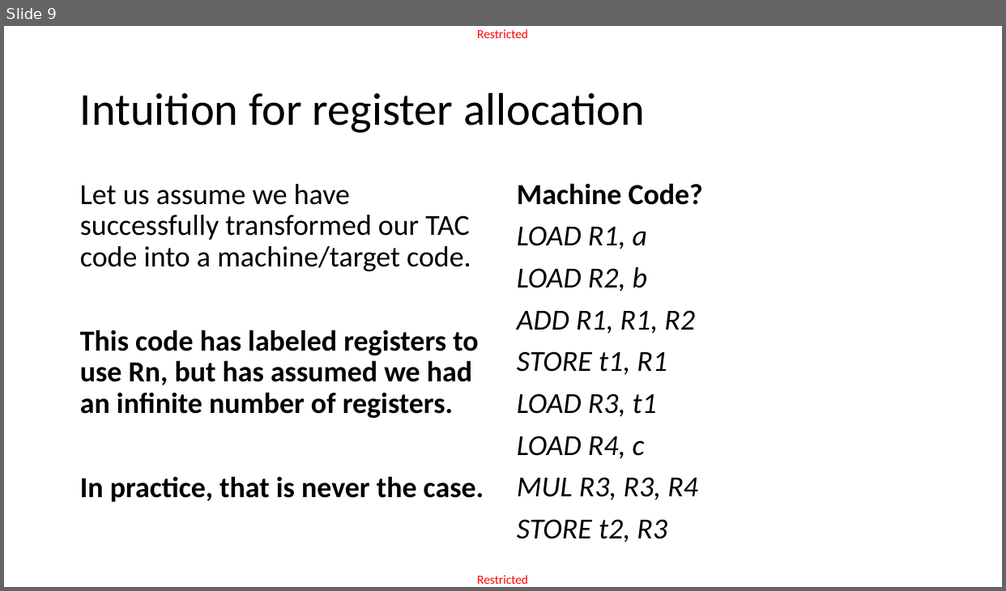
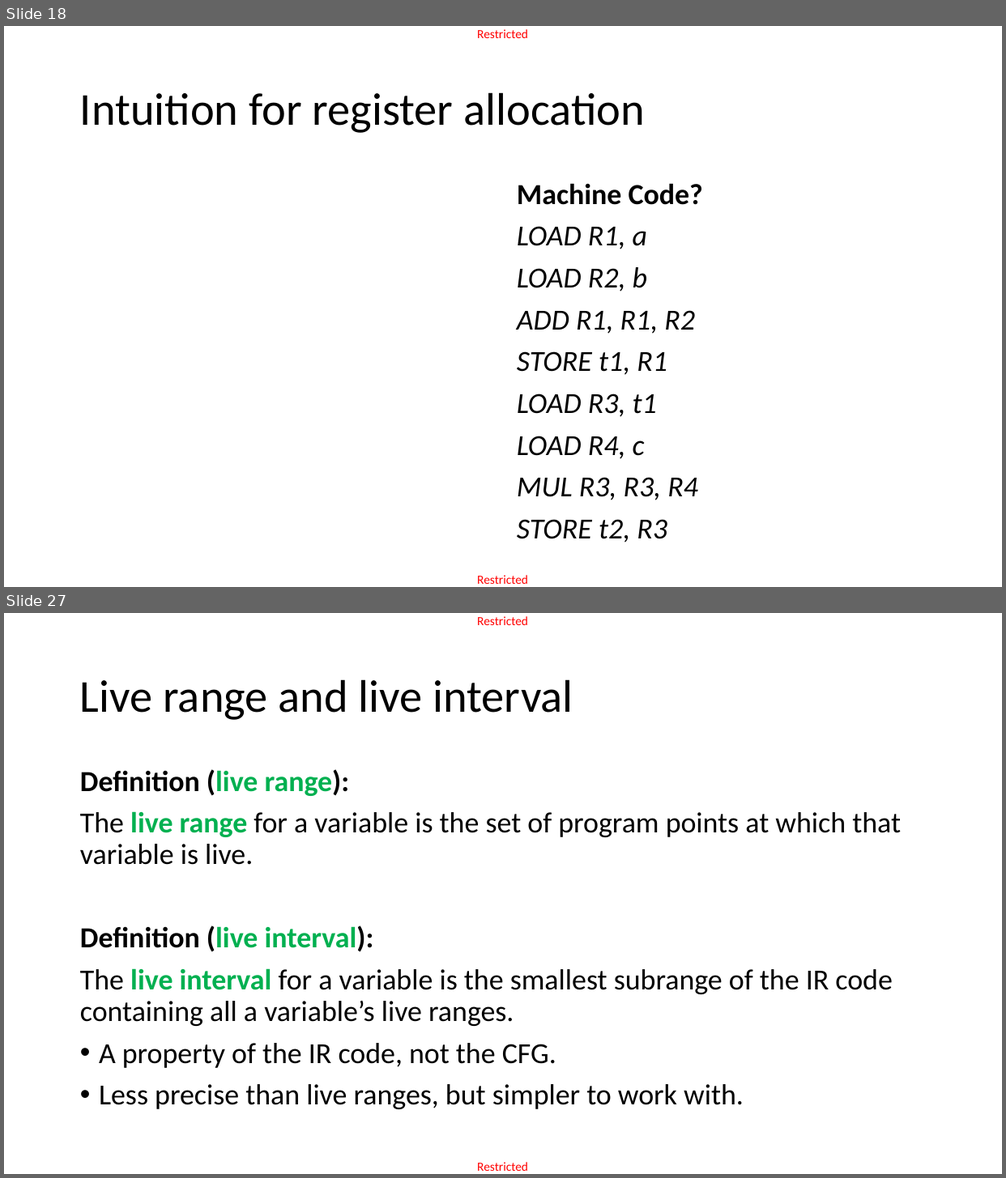
Before and after one commit to matthieudemari/SUTD_PLC_50_051, a slide deck: W13/W13S2/W13S2.pptx. Shown one above the other, each under a label of ours: slide 9 before the commit, slides 18 and 27 after it; the slides between them are not shown. The pictures are 1006x591 and 1006x1178 pixels, drawn with LibreOffice and Linux fonts; fonts in the diff are those of the drawing; grey boxes stand for pictures. Boxes give left, top, right and bottom in pixels: in the first picture for what was removed or moved away, otherwise in the second. Text is boxed around its words. In the diff, an @@ line names an element or a change of style, - is before the commit and + after.

```diff
--- a/W13/W13S2/W13S2.pptx
+++ b/W13/W13S2/W13S2.pptx
@@ slide 27 added at box(4, 613, 1002, 1174), background #FFFFFF; not listed: 2 template elements that a slide beside it also shows @@
@@ title added at box(80, 679, 573, 720), 44 pt, text #000000 @@
+Live range and live interval
@@ text added at box(80, 769, 901, 1110), 28 pt, text #000000 @@
+Definition (live range):
+The live range for a variable is the set of program points at which that variable is live.
+Definition (live interval):
+The live interval for a variable is the smallest subrange of the IR code containing all a variable’s live ranges.
+• A property of the IR code, not the CFG.
+• Less precise than live ranges, but simpler to work with.
@@ what was slide 9 is now slide 18 @@
@@ slide 18 changed as well @@
@@ text removed at box(80, 184, 484, 502) @@
-Let us assume we have successfully transformed our TAC code into a machine/target code.
-This code has labeled registers to use Rn, but has assumed we had an infinite number of registers.
-In practice, that is never the case.
```
Also in this commit, not shown: 2 other slides changed, 54 other slides added, 5 slides removed.
